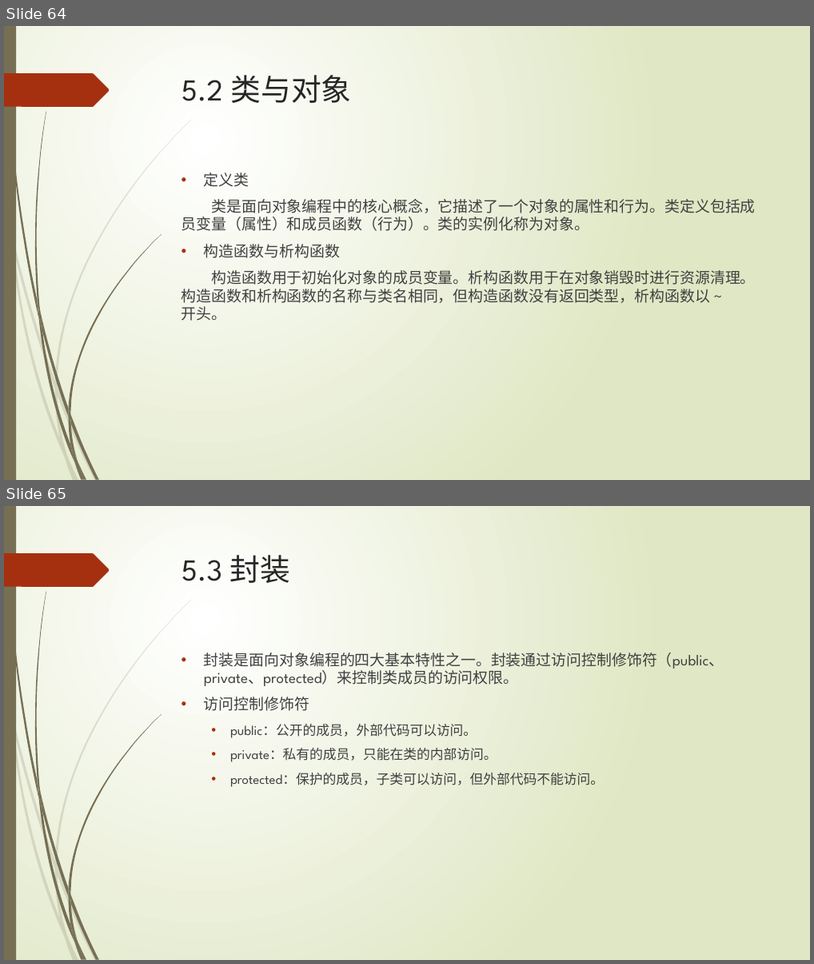
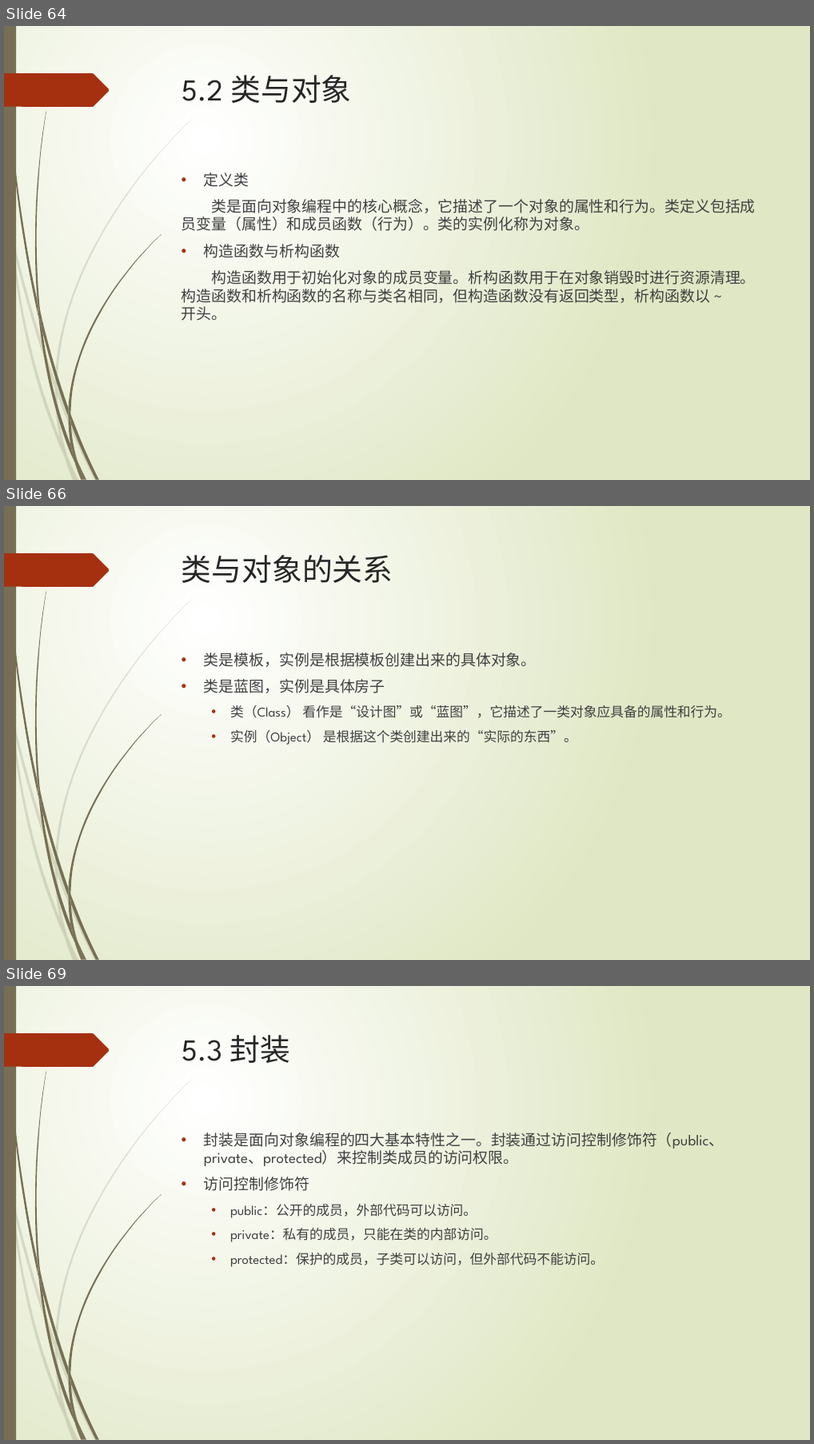
Before and after one commit to liuty2006/learn, a slide deck: learn_cpp/docs/C++语言培训.pptx. Shown one above the other, each under a label of ours: slides 64 and 65 before the commit, slides 64, 66 and 69 after it; the slides between them are not shown. The pictures are 814x964 and 814x1444 pixels, drawn with LibreOffice and Linux fonts; fonts in the diff are those of the drawing. Boxes give left, top, right and bottom in pixels: in the first picture for what was removed or moved away, otherwise in the second. Text is boxed around its words. In the diff, an @@ line names an element or a change of style, - is before the commit and + after.

```diff
--- a/learn_cpp/docs/C++语言培训.pptx
+++ b/learn_cpp/docs/C++语言培训.pptx
@@ slide 66 added at <box>4,506,810,960</box>, background gradient #FFFFFF to #DFE8C4; not listed: 24 template elements that a slide beside it also shows @@
@@ title added at <box>182,555,394,583</box>, 36 pt, text #262626 @@
+类与对象的关系
@@ text added at <box>204,652,731,744</box>, 16 pt, text #404040 @@
+• 类是模板，实例是根据模板创建出来的具体对象。
+• 类是蓝图，实例是具体房子
+  • 类（Class） 看作是“设计图”或“蓝图”，它描述了一类对象应具备的属性和行为。
+  • 实例（Object） 是根据这个类创建出来的“实际的东西”。
@@ what was slide 65 is now slide 69 @@
```
Also in this commit, not shown: 1 slide changed, 8 other slides added, 1 other file.
